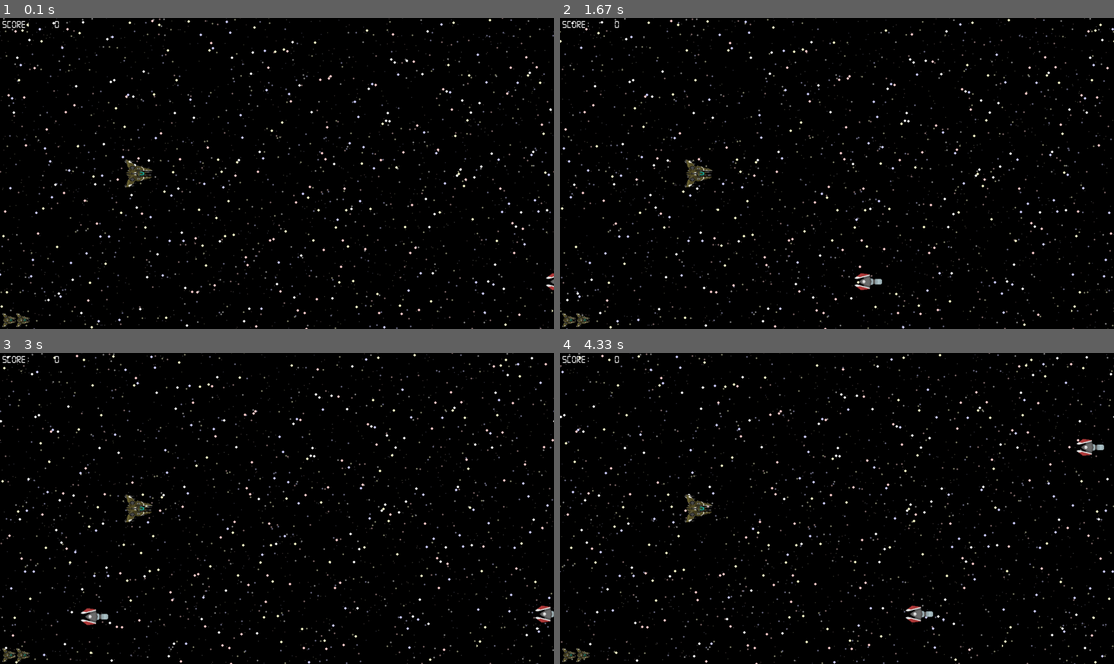
Above: before the commit, frames 1-4 (two rows, left to right).
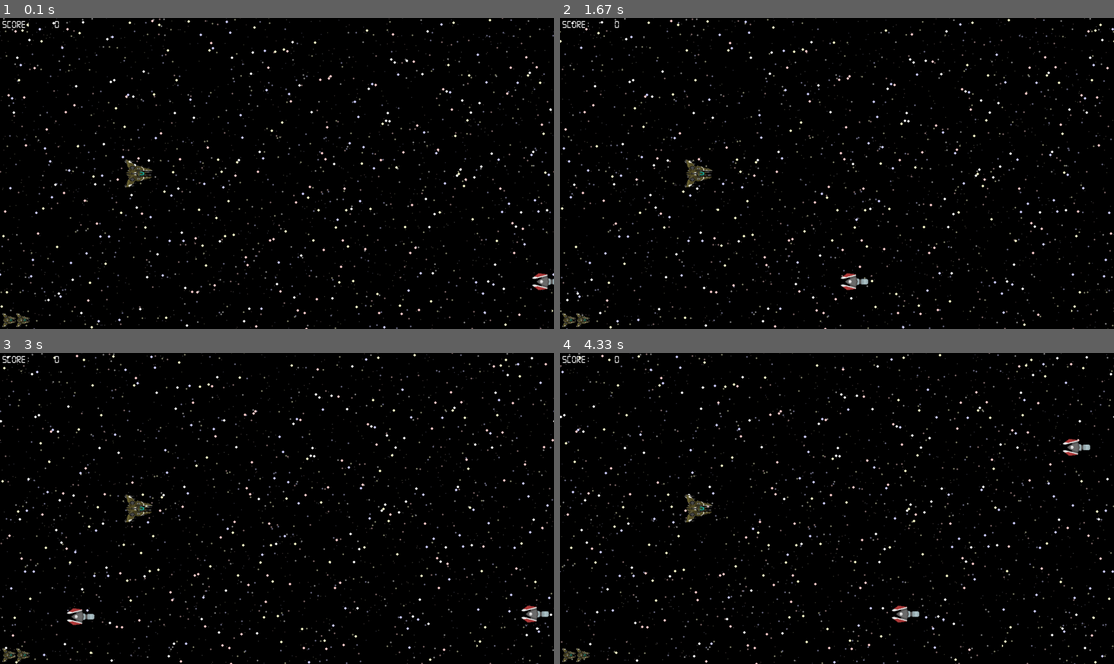
Above: after the commit, the same moments.

Repository: cacilhas/pygame-shooter-tutorial
Game: pygame game, started from main.py
Same seed, same stepped clock (60 frames per second), same inputs: the game is played once before the commit and once after it.
Inputs:
- Up to frame 1 (0.1 s): no input
- Up to frame 2 (1.67 s): no input
- Up to frame 3 (3 s): no input
- Up to frame 4 (4.33 s): no input

The runs differ from the first frame. In frame 1, 0.2% of the frame differs, in the area x 96-100%, y 82-88%; in frame 2, 0.3%; in frame 3, 0.5%; in frame 4, 0.5%, in the area x 59-99%, y 27-87%.

Commit message:
add new foe (not that different yet)

Diff:
--- a/foe.py
+++ b/foe.py
@@ -1,3 +1,5 @@
+import math
+from random import randint, random
 from pygame import Surface
 import pygame
 from pygame.math import clamp
@@ -15,56 +17,15 @@
     x: float
     y: float
     dy: float
-    speed: float
+    dx: float
+    hp: int
 
     def __new__(cls, y: float, speed: float) -> 'Foe':
-        return RocketFoe(y, speed)
+        return ShooterFoe(y, speed) if random() < 0.1 else RocketFoe(y, speed)
 
     @property
     def xy(self) -> tuple[float, float]:
         return self.x, self.y
-
-
-class RocketFoe(Foe):
-
-    def __new__(cls, y: float, speed: float) -> 'Foe':
-        return Collider.__new__(cls)
-
-    @classmethod
-    def load_assets(cls) -> None:
-        cls.facet = pygame.transform.scale(
-            pygame.image.load('assets/foe-1.png').convert_alpha(),
-            (64, 40),
-        )
-
-    def __init__(self, y: float, speed: float) -> None:
-        if not hasattr(RocketFoe, 'facet'):
-            self.load_assets()
-
-        self.x = RESOLUTION[0] + self.facet.get_width() / 2
-        self.y = y
-        self.dy: float = 0.0
-        self.hp: int = 3
-        self.speed = speed
-        self.sensor: FoeSensor | None = None
-
-    @property
-    def radius(self) -> float:
-        return 32
-
-    async def draw(self, surface: Surface) -> None:
-        self.blit(dest=surface, src=self.facet)
-
-    async def update(self, delta: float) -> Action | None:
-        if self.sensor is None:
-            self.sensor = FoeSensor(self)
-            return Action.register(self.sensor)
-
-        self.x -= self.speed * delta
-        self.y += clamp(self.dy, -100, 100) * delta
-        self.dy -= self.dy * delta
-        if self.x + self.facet.get_width() / 2 < 0:
-            return Action.remove(self)
 
     async def on_collision(self, other: Collider) -> Action | None:
         if isinstance(other, Fire):
@@ -90,6 +51,88 @@
                 self.dy = 100
                 other.dy = -100
 
+
+class RocketFoe(Foe):
+
+    def __new__(cls, y: float, speed: float) -> 'Foe':
+        return Collider.__new__(cls)
+
+    @classmethod
+    def load_assets(cls) -> None:
+        cls.facet = pygame.transform.scale(
+            pygame.image.load('assets/foe-1.png').convert_alpha(),
+            (64, 40),
+        )
+
+    def __init__(self, y: float, speed: float) -> None:
+        if not hasattr(RocketFoe, 'facet'):
+            self.load_assets()
+
+        self.x: float = RESOLUTION[0]
+        self.y = y
+        self.dx = speed
+        self.dy: float = 0.0
+        self.hp: int = 3
+        self.sensor: FoeSensor | None = None
+
+    @property
+    def radius(self) -> float:
+        return 32
+
+    async def draw(self, surface: Surface) -> None:
+        self.blit(dest=surface, src=self.facet)
+
+    async def update(self, delta: float) -> Action | None:
+        if self.sensor is None:
+            self.sensor = FoeSensor(self)
+            return Action.register(self.sensor)
+
+        self.x -= self.dx * delta
+        self.y += clamp(self.dy, -100, 100) * delta
+        self.dy -= self.dy * delta
+        if self.x + self.facet.get_width() / 2 < 0:
+            return Action.remove(self)
+
     async def on_close(self) -> Action | None:
         if self.sensor:
             return Action.remove(self.sensor)
+
+
+class ShooterFoe(Foe):
+
+    z: int = 10
+
+    def __new__(cls, y: float, speed: float) -> 'Foe':
+        return Collider.__new__(cls)
+
+    @classmethod
+    def load_assets(cls) -> None:
+        cls.facet = pygame.transform.scale(
+            pygame.image.load('assets/foe-2.png').convert_alpha(),
+            (64, 40),
+        )
+
+    def __init__(self, y: float, speed: float) -> None:
+        if not hasattr(ShooterFoe, 'facet'):
+            self.load_assets()
+
+        self.x: float = RESOLUTION[0]
+        self.y = y
+        self.hp: int = 10 + randint(0, 4)
+        self.dx = speed
+        self.dy: float = 0.0
+        self.r = 2 - random() * 4
+        self.sensor: FoeSensor | None = None
+
+    @property
+    def radius(self) -> float:
+        return 32
+
+    async def draw(self, surface: Surface) -> None:
+        self.blit(dest=surface, src=self.facet)
+
+    async def update(self, delta: float) -> Action | None:
+        self.x -= self.dx * delta
+        self.dx -= self.dx * delta / 2
+        self.y += math.sin(self.dy) * self.r
+        self.dy += delta
--- a/meteor.py
+++ b/meteor.py
@@ -6,7 +6,7 @@
 from consts import RESOLUTION
 from explosion import Explosion
 from fire import Fire
-from foe import Foe
+from foe import RocketFoe
 from sounds import AudioBag
 
 
@@ -52,13 +52,13 @@
         self.blit(dest=surface, src=facet)
 
     async def on_collision(self, other: Collider) -> Action | None:
-        if isinstance(other, (Foe, Fire)):
+        if isinstance(other, (RocketFoe, Fire)):
             actions: list[Action] = []
 
             if not (isinstance(other, Fire) and other.power == 4):
                 actions.append(Action.remove(other))
 
-            if isinstance(other, Fire) and other.power in [0, 1] or isinstance(other, Foe):
+            if isinstance(other, Fire) and other.power in [0, 1] or isinstance(other, RocketFoe):
                 actions.extend([
                     Action.register(Explosion(pos=other.pos, size=72)),
                     Action.play_audio(AudioBag.explosions[0])
Binary file added: assets/foe-2.png
